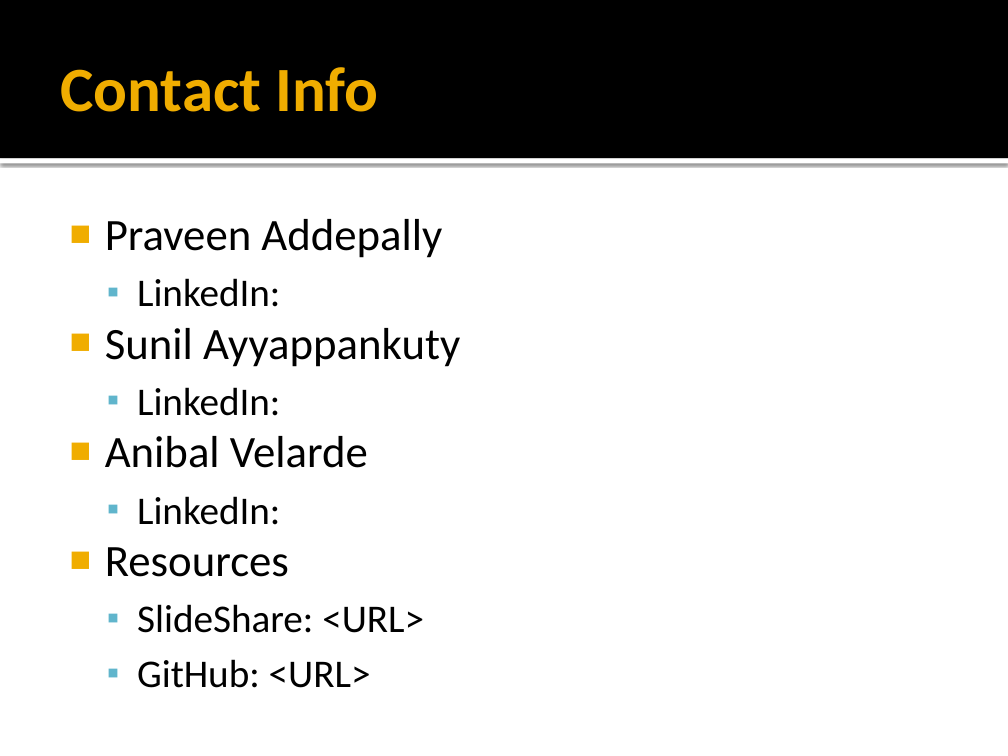
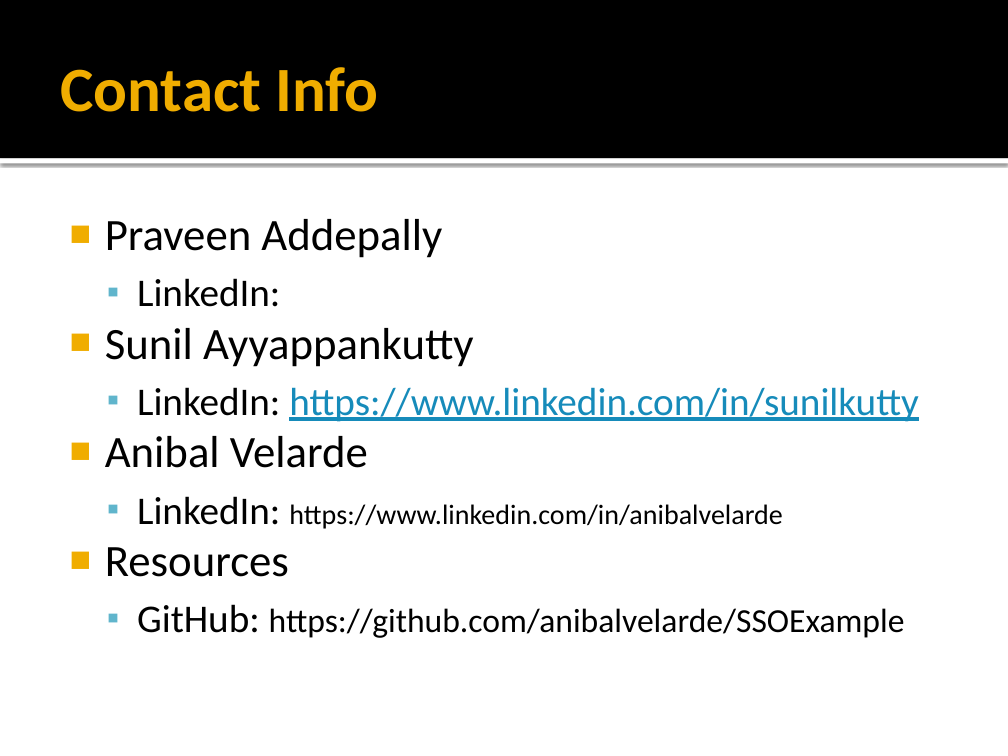
Before and after one commit to anibalvelarde/SSOExample, a slide deck: slide 2 of SSOPresentation/IAM_SSO.pptx. Drawn at 1008x756 pixels with LibreOffice and Linux fonts; fonts in the diff are those of the drawing. Boxes give left, top, right and bottom in pixels: in the first picture for what was removed or moved away, otherwise in the second. Text is boxed around its words. In the diff, an @@ line names an element or a change of style, - is before the commit and + after.

```diff
--- a/SSOPresentation/IAM_SSO.pptx
+++ b/SSOPresentation/IAM_SSO.pptx
@@ text at (105, 328, 918, 422): text changed; size 32 to 28 pt; text colour #000000 to #168BBA @@
-■ Sunil Ayyappankuty
-  ▪ LinkedIn:
+■ Sunil Ayyappankutty
+  ▪ LinkedIn: https://www.linkedin.com/in/sunilkutty
@@ text at (137, 496, 782, 529): text changed; size 28 to 20 pt @@
-  ▪ LinkedIn:
+  ▪ LinkedIn: https://www.linkedin.com/in/anibalvelarde
@@ text at (137, 604, 905, 638): text changed; size 28 to 24 pt @@
-  ▪ SlideShare: <URL>
-  ▪ GitHub: <URL>
+  ▪ GitHub: https://github.com/anibalvelarde/SSOExample
```
Also in this commit, not shown: 2 other slides changed.
